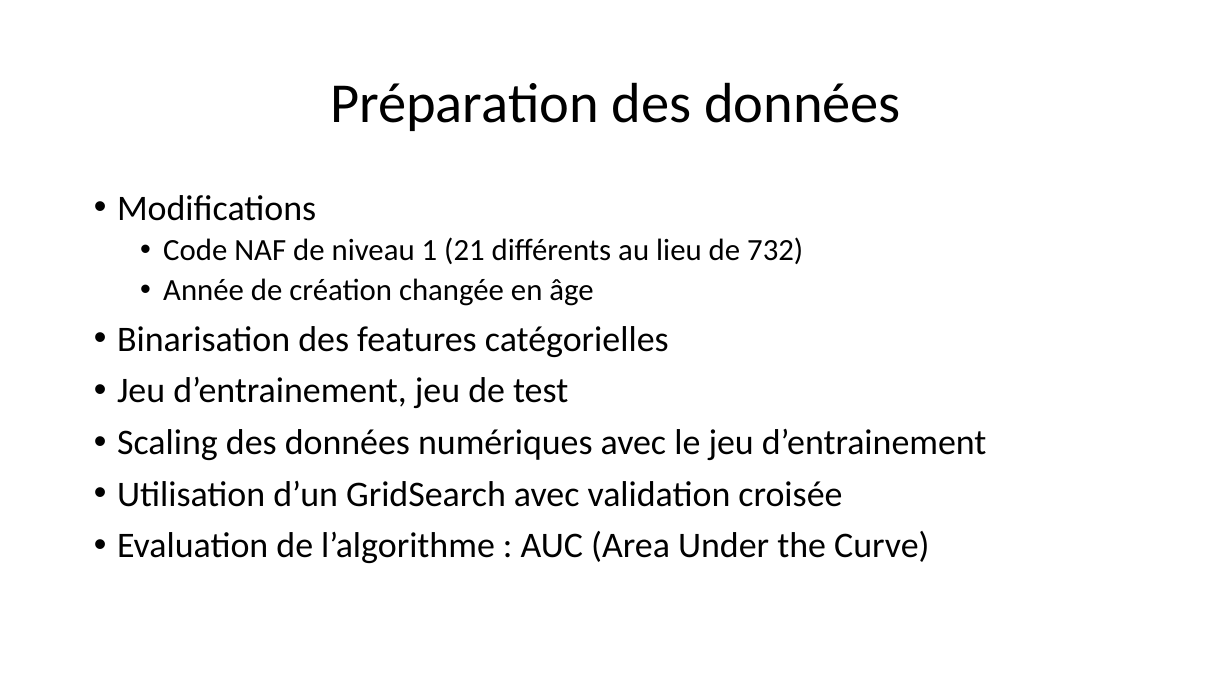
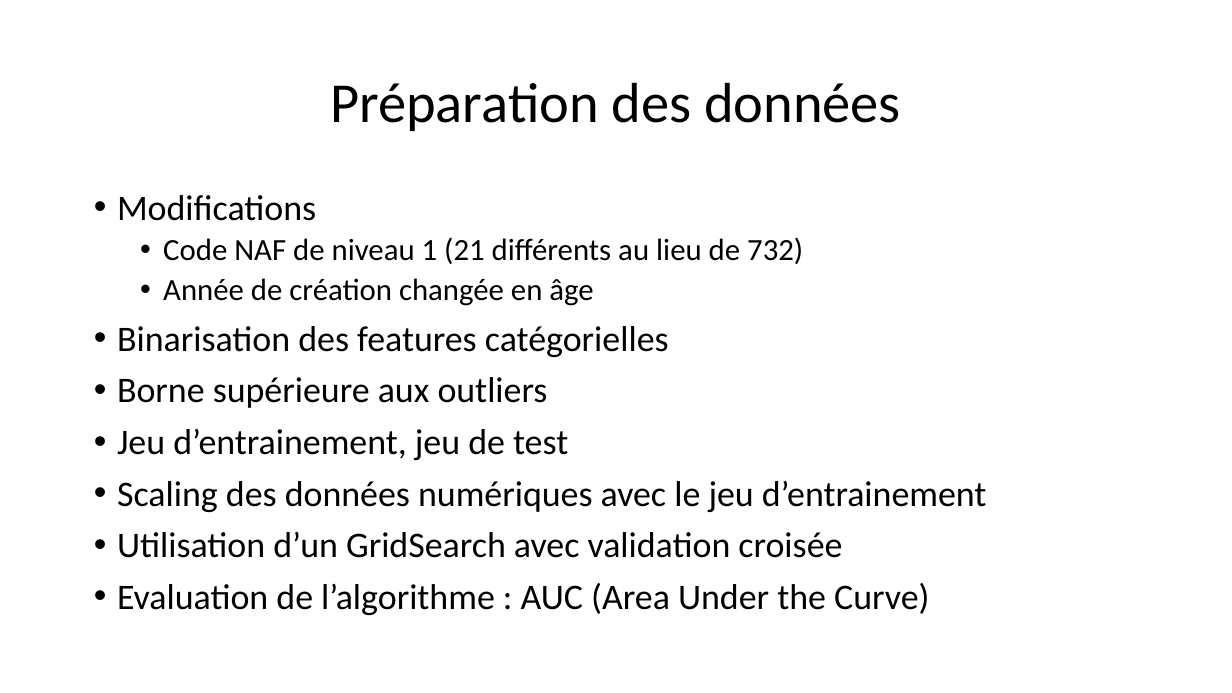
Before and after one commit to morganscao/Projet8, a slide deck: slide 19 of Rapport/P8 - Présentation.pptx (slide 11 before the commit). Drawn at 1232x693 pixels with LibreOffice and Linux fonts; fonts in the diff are those of the drawing. Boxes give left, top, right and bottom in pixels: in the first picture for what was removed or moved away, otherwise in the second. Text is boxed around its words. In the diff, an @@ line names an element or a change of style, - is before the commit and + after.

```diff
--- a/Rapport/P8 - Présentation.pptx
+++ b/Rapport/P8 - Présentation.pptx
@@ text at <box>117,377,548,408</box>: paragraph added @@
+• Borne supérieure aux outliers
```
Also in this commit, not shown: 13 other slides changed, 5 slides added, 4 slides removed.
